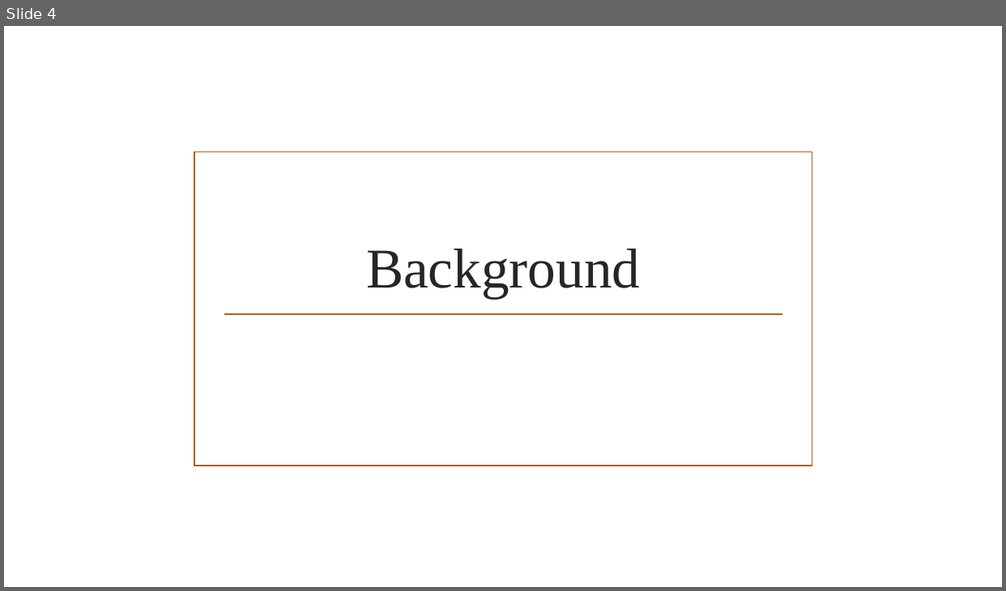
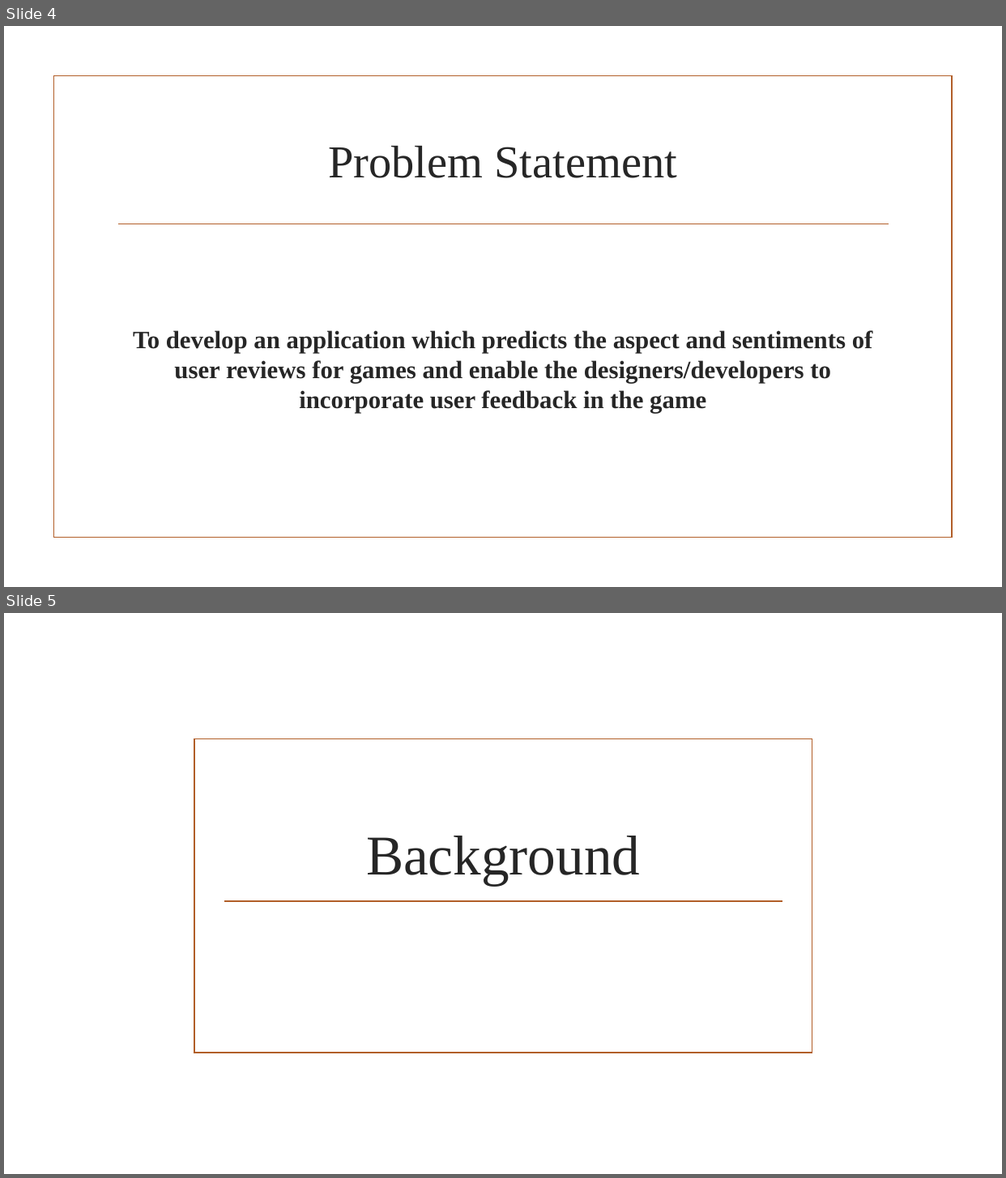
Before and after one commit to Hiten1928/AspectBasedSentimentalAnalysis, a slide deck: Documents/Quality_Project.pptx. Shown one above the other, each under a label of ours: slide 4 before the commit, slides 4 and 5 after it. The pictures are 1006x591 and 1006x1178 pixels, drawn with LibreOffice and Linux fonts; fonts in the diff are those of the drawing; background and template pictures are left out. Boxes give left, top, right and bottom in pixels: in the first picture for what was removed or moved away, otherwise in the second. Text is boxed around its words. In the diff, an @@ line names an element or a change of style, - is before the commit and + after.

```diff
--- a/Documents/Quality_Project.pptx
+++ b/Documents/Quality_Project.pptx
@@ slide 4 added at box(4, 26, 1002, 587), background picture (left out) @@
@@ rectangle added at box(53, 76, 952, 538), outline #B15E28 1.25 pt @@
@@ title added at box(328, 146, 677, 178), 44 pt, text #262626 @@
+Problem Statement
@@ line added from (118, 224) to (889, 224), #B15E28 1.25 pt @@
@@ text added at box(133, 331, 873, 413), 24 pt, text #262626, bold @@
+To develop an application which predicts the aspect and sentiments of user reviews for games and enable the designers/developers to incorporate user feedback in the game
@@ what was slide 4 is now slide 5 @@
```
Also in this commit, not shown: 1 slide changed, 1 other slide added, 1 slide removed.
